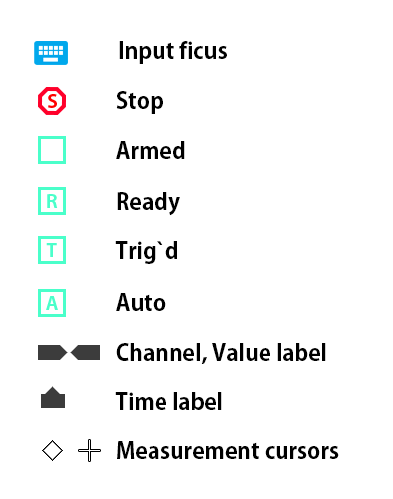
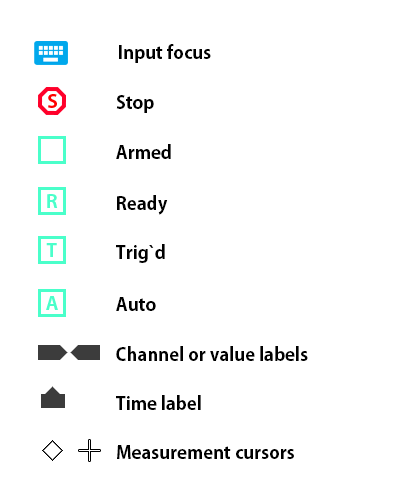
Revision of a layered w=393, h=499 image; what changed, layer by layer:
painted on "Stop" over left=116, top=91, right=163, bottom=114
painted on "Measurement cursors" over left=117, top=441, right=339, bottom=459
painted on "Time label" over left=115, top=392, right=222, bottom=410
renamed "Channel, Value label" to "Channel or value labels", painted on it over left=116, top=343, right=326, bottom=364
painted on "Auto" over left=116, top=293, right=166, bottom=311
painted on "Trig`d" over left=115, top=241, right=177, bottom=264
painted on "Ready" over left=117, top=192, right=180, bottom=216
painted on "Armed" over left=116, top=141, right=185, bottom=159
renamed "Input ficus" to "Input focus", painted on it over left=119, top=41, right=227, bottom=64
